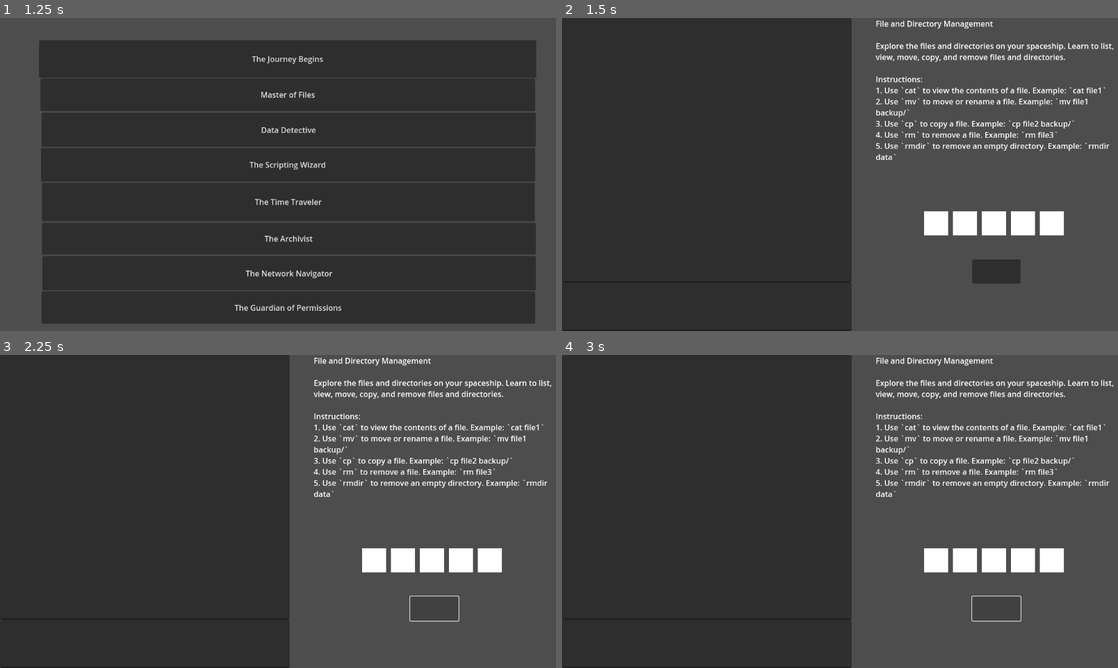
Above: before the commit, frames 1-4 (two rows, left to right).
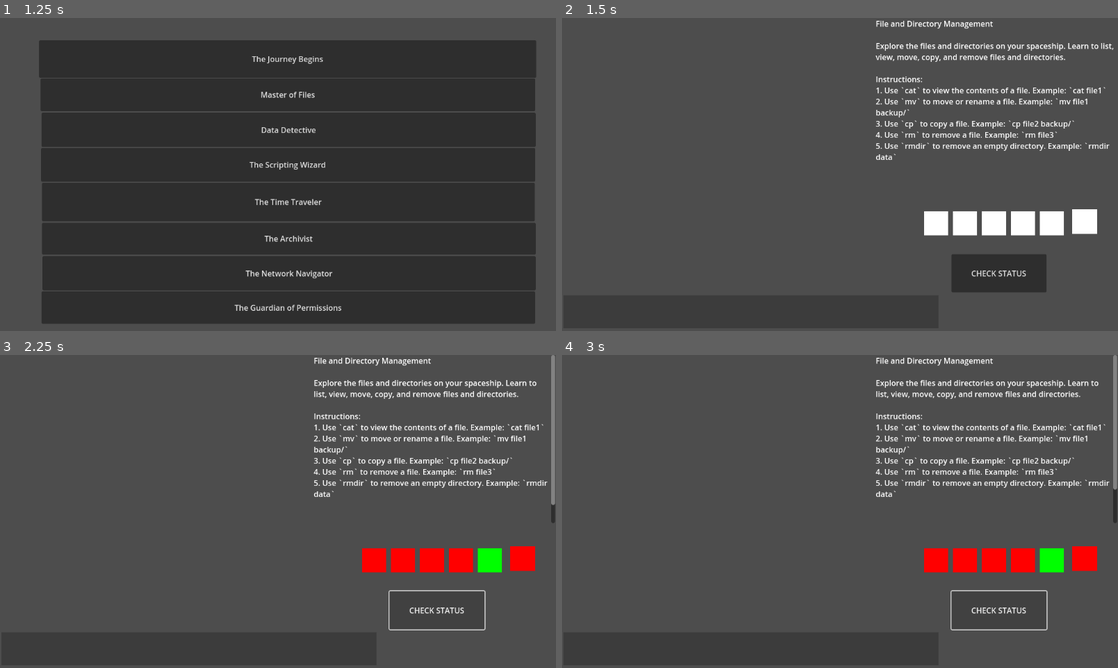
Above: after the commit, the same moments.

Repository: Pradeepaa001/Essentials
Game: Godot game, scene res://Scenes/main.tscn
Same seed, same stepped clock (60 frames per second), same inputs: the game is played once before the commit and once after it.
Inputs (mouse positions are in pixels of both pictures, inside the frame that each line leads up to; where the layout moved, square brackets give the same spot in the first picture):
- Up to frame 1 (1.25 s): click "LEVELS" at 0.5 s
- Up to frame 2 (1.5 s): click "Data Detective" at 1.25 s
- Up to frame 3 (2.25 s): click (439, 611) [433, 608] at 2 s
- Up to frame 4 (3 s): click (1001, 611) [995, 608] at 2.75 s

Frame 1 is identical in both runs. In frame 2, 48% of the frame differs, in the area x 0-97%, y 0-100%; in frame 3, 50%, in the area x 0-100%, y 0-100%; in frame 4, 50%.

Commit message:
fixed level 3

Diff:
--- a/Scenes/level3.tscn
+++ b/Scenes/level3.tscn
@@ -1,59 +1,10 @@
 [gd_scene load_steps=3 format=3 uid="uid://bkcg5ars62hr2"]
 
 [ext_resource type="Script" path="res://Scripts/level3.gd" id="1_o5301"]
-[ext_resource type="Script" path="res://Scripts/terminal.gd" id="2_dls68"]
+[ext_resource type="PackedScene" uid="uid://dwsqlli5p3aga" path="res://Scenes/terminal.tscn" id="3_uu2ww"]
 
 [node name="level3" type="Node2D"]
 script = ExtResource("1_o5301")
-
-[node name="terminal3" type="Node2D" parent="."]
-script = ExtResource("2_dls68")
-
-[node name="LineEdit" type="LineEdit" parent="terminal3"]
-offset_top = 548.0
-offset_right = 600.0
-offset_bottom = 648.0
-
-[node name="TextEdit" type="TextEdit" parent="terminal3"]
-offset_right = 600.0
-offset_bottom = 548.0
-
-[node name="colorrectcontainer" type="Control" parent="."]
-layout_mode = 3
-anchors_preset = 0
-offset_left = 750.0
-offset_top = 400.0
-offset_right = 1050.0
-offset_bottom = 510.0
-
-[node name="ColorRect" type="ColorRect" parent="colorrectcontainer"]
-layout_mode = 0
-offset_right = 50.0
-offset_bottom = 50.0
-
-[node name="ColorRect2" type="ColorRect" parent="colorrectcontainer"]
-layout_mode = 0
-offset_left = 60.0
-offset_right = 110.0
-offset_bottom = 50.0
-
-[node name="ColorRect3" type="ColorRect" parent="colorrectcontainer"]
-layout_mode = 0
-offset_left = 120.0
-offset_right = 170.0
-offset_bottom = 50.0
-
-[node name="ColorRect4" type="ColorRect" parent="colorrectcontainer"]
-layout_mode = 0
-offset_left = 180.0
-offset_right = 230.0
-offset_bottom = 50.0
-
-[node name="ColorRect5" type="ColorRect" parent="colorrectcontainer"]
-layout_mode = 0
-offset_left = 240.0
-offset_right = 290.0
-offset_bottom = 50.0
 
 [node name="RichTextLabel" type="RichTextLabel" parent="."]
 offset_left = 650.0
@@ -61,11 +12,49 @@
 offset_bottom = 348.0
 
 [node name="checkButton" type="Button" parent="."]
-offset_left = 850.0
-offset_top = 500.0
-offset_right = 950.0
-offset_bottom = 550.0
+offset_left = 807.0
+offset_top = 489.0
+offset_right = 1004.0
+offset_bottom = 568.0
+text = "CHECK STATUS"
 
-[connection signal="text_submitted" from="terminal3/LineEdit" to="." method="_on_line_edit_text_submitted"]
+[node name="Terminal" parent="." instance=ExtResource("3_uu2ww")]
+
+[node name="ColorRect1" type="ColorRect" parent="."]
+offset_left = 750.0
+offset_top = 400.0
+offset_right = 800.0
+offset_bottom = 450.0
+
+[node name="ColorRect2" type="ColorRect" parent="."]
+offset_left = 810.0
+offset_top = 400.0
+offset_right = 860.0
+offset_bottom = 450.0
+
+[node name="ColorRect3" type="ColorRect" parent="."]
+offset_left = 870.0
+offset_top = 400.0
+offset_right = 920.0
+offset_bottom = 450.0
+
+[node name="ColorRect4" type="ColorRect" parent="."]
+offset_left = 930.0
+offset_top = 400.0
+offset_right = 980.0
+offset_bottom = 450.0
+
+[node name="ColorRect5" type="ColorRect" parent="."]
+offset_left = 990.0
+offset_top = 400.0
+offset_right = 1040.0
+offset_bottom = 450.0
+
+[node name="ColorRect6" type="ColorRect" parent="."]
+offset_left = 1057.0
+offset_top = 396.0
+offset_right = 1109.0
+offset_bottom = 447.0
+
 [connection signal="finished" from="RichTextLabel" to="." method="_on_rich_text_label_finished"]
 [connection signal="pressed" from="checkButton" to="." method="_on_check_button_pressed"]
--- a/Scenes/terminal.tscn
+++ b/Scenes/terminal.tscn
@@ -21,8 +21,8 @@
 
 [node name="RichTextLabel" type="RichTextLabel" parent="."]
 offset_left = -119.0
-offset_top = -157.0
-offset_right = 480.0
+offset_top = -36.0
+offset_right = 521.0
 offset_bottom = 397.0
 theme = SubResource("Theme_kpvcq")
 
--- a/Scripts/level3.gd
+++ b/Scripts/level3.gd
@@ -31,6 +31,7 @@
 func task1_status() -> bool:
 	var dir = DirAccess.open("res://user")
 	if dir.dir_exists("data") and dir.dir_exists("backup"):
+		print('yes')
 		return true
 	else:
 		return false
@@ -94,12 +95,14 @@
 	else:
 		$ColorRect6.color = Color(1, 0, 0)
 
-func _on_check_pressed():
+func _on_check_button_pressed():
 	var output = $RichTextLabel
+	print('1')
 	update_icons()
+	print('2')
 	if task1_status() and task2_status() and task3_status() and task4_status() and task5_status() and task6_status():
 		output.text += "\nAll tasks completed\n" + level_congrats_message
-		$CheckButton.text = "All Tasks Completed"
+		output.text += "All Tasks Completed"
 	else:
 		output.text += "\nTasks are not completed\n"
-		$CheckButton.text = "Check Status"
+		output.text += "Check Status"
Not shown, added: user/data/file1.txt
Not shown, added: user/data/file2.txt
Not shown, added: user/data/file3.txt
